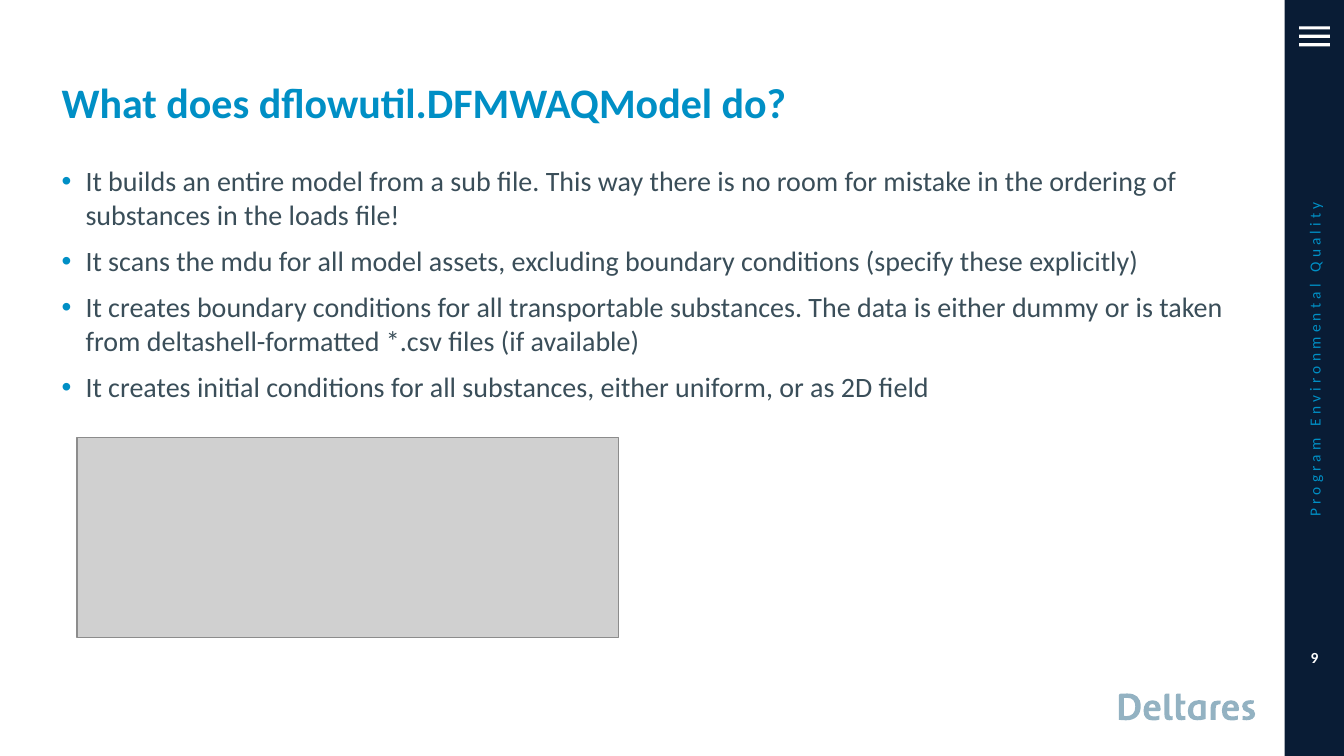
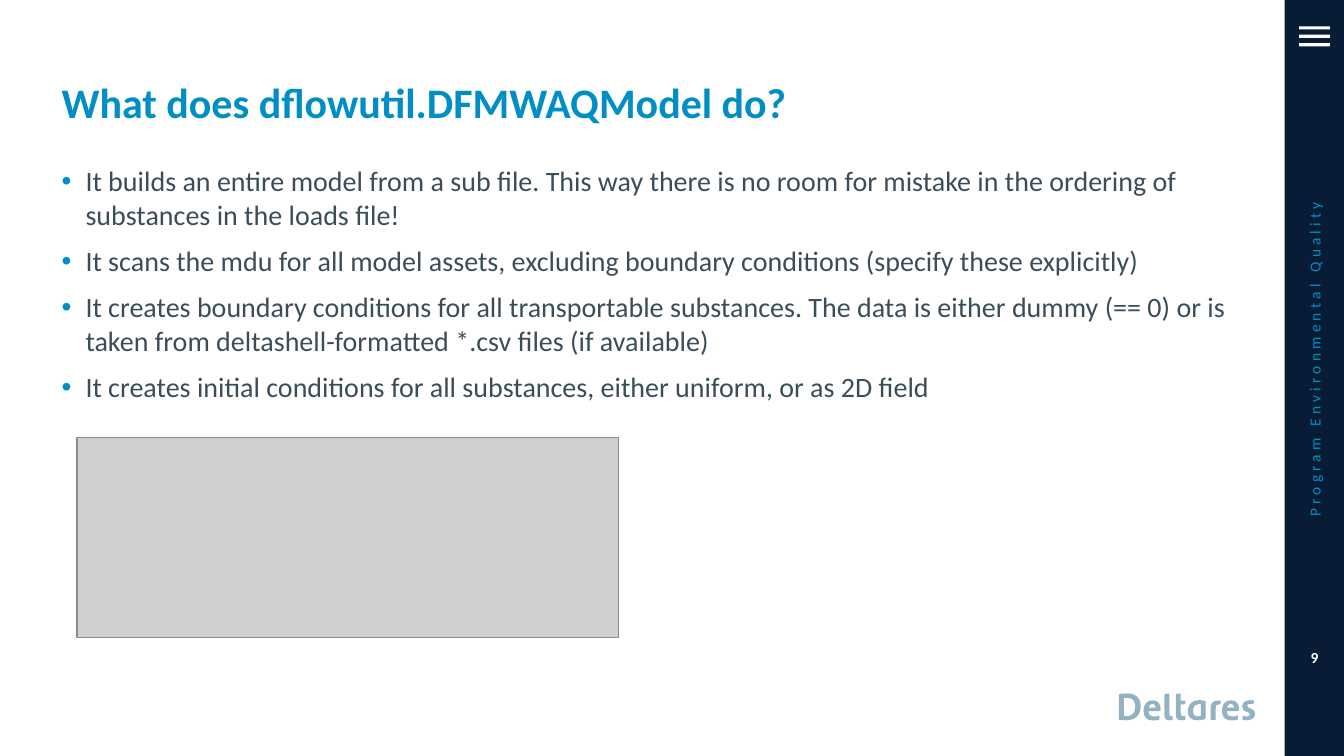
Before and after one commit to RSchueder/dflowutil, a slide deck: slide 9 of DFMWAQ_with_python.pptx. Drawn at 1344x756 pixels with LibreOffice and Linux fonts; fonts in the diff are those of the drawing; grey boxes stand for pictures; background and template pictures are left out. Boxes give left, top, right and bottom in pixels: in the first picture for what was removed or moved away, otherwise in the second. Text is boxed around its words. In the diff, an @@ line names an element or a change of style, - is before the commit and + after.

```diff
--- a/DFMWAQ_with_python.pptx
+++ b/DFMWAQ_with_python.pptx
@@ text at box(86, 297, 1224, 355): text changed @@
-• It creates boundary conditions for all transportable substances. The data is either dummy or is taken from deltashell-formatted *.csv files (if available)
+• It creates boundary conditions for all transportable substances. The data is either dummy (== 0) or is taken from deltashell-formatted *.csv files (if available)
```
Also in this commit, not shown: 14 other slides changed, 3 slides added, 6 other files.
